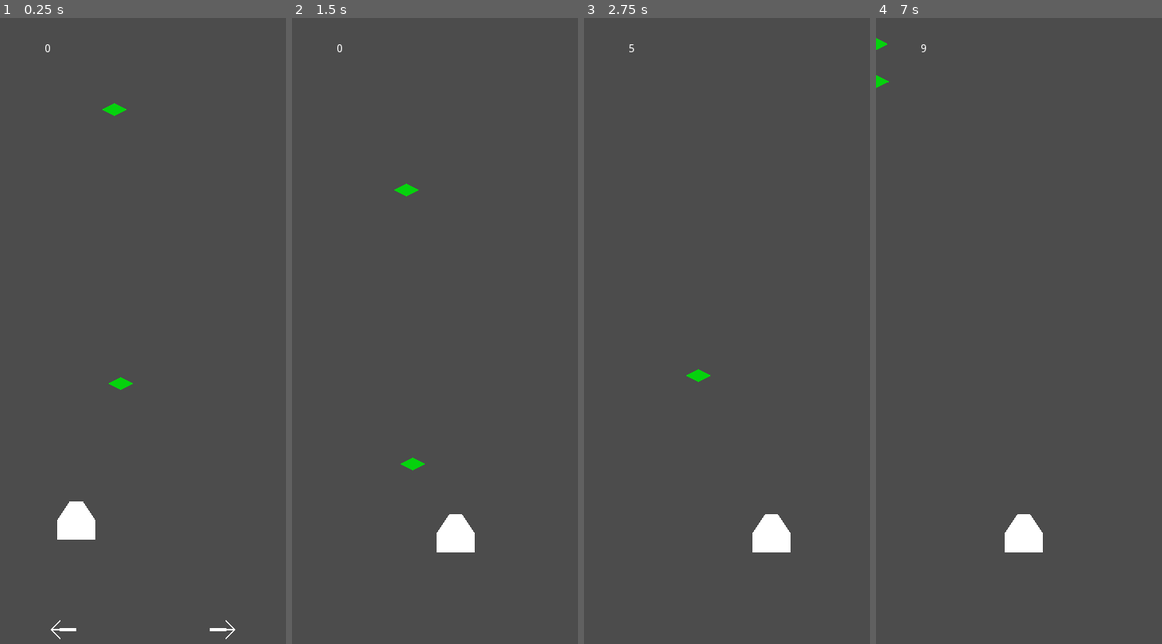
Above: before the commit, frames 1-4 (left to right).
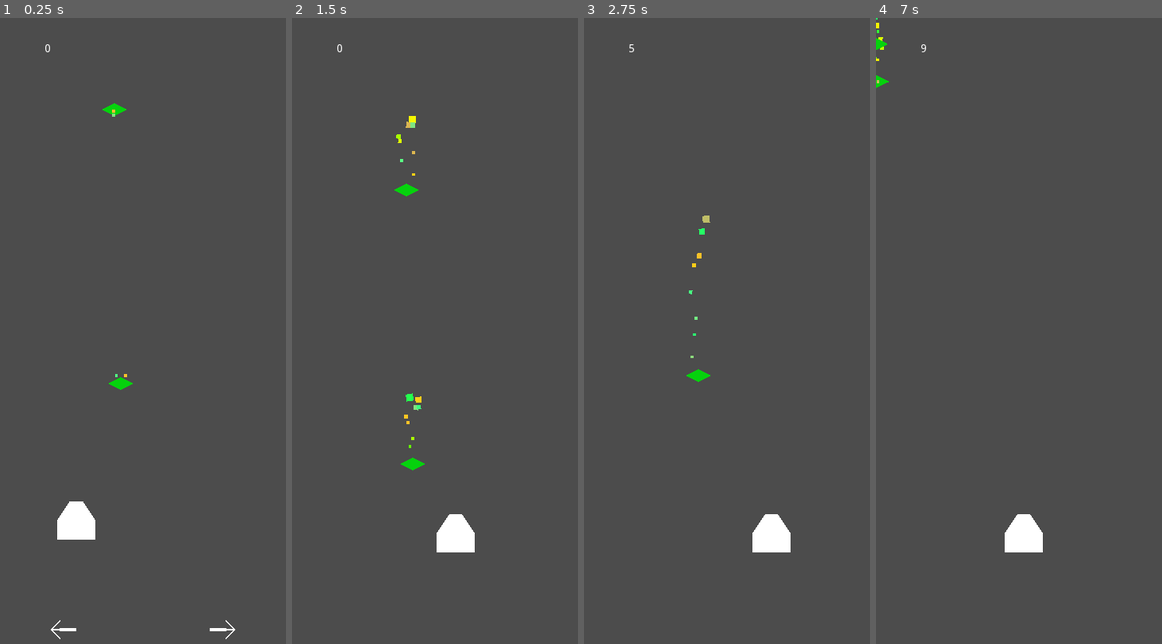
Above: after the commit, the same moments.

Repository: JooJASL/crabber
Game: Godot game, scene res://scenes/levels/Main.tscn
Same seed, same stepped clock (60 frames per second), same inputs: the game is played once before the commit and once after it.
Inputs (mouse positions are in pixels of both pictures, inside the frame that each line leads up to):
- Up to frame 1 (0.25 s): no input
- Up to frame 2 (1.5 s): tap Enter at 0.5 s; move the mouse to (497, 305) at 0.52 s; hold D (move_right) 0.53-1.28 s; click (497, 305) at 0.67 s; move the mouse to (377, 368) at 1.27 s; hold A (move_left) from 1.28 s (still down)
- Up to frame 3 (2.75 s): move the mouse to (755, 193) at 2.02 s; release A (move_left) at 2.03 s; hold D (move_right) from 2.03 s (still down)
- Up to frame 4 (7 s): move the mouse to (1004, 462) at 2.77 s; click (1004, 462) at 2.92 s; move the mouse to (1104, 431) at 3.52 s; release D (move_right) at 3.53 s; hold A (move_left) 3.53-5.78 s; move the mouse to (933, 243) at 4.27 s; move the mouse to (1033, 337) at 5.02 s; click (1033, 337) at 5.17 s; move the mouse to (976, 174) at 5.77 s; hold D (move_right) from 5.78 s (still down); move the mouse to (1081, 305) at 6.52 s

The runs differ from the first frame. In frame 1, less than 0.1% of the frame differs, in the area x 39-45%, y 14-58%; in frame 2, 0.2%, in the area x 36-46%, y 15-69%; in frame 3, less than 0.1%; in frame 4, less than 0.1%.

Commit message:
Added particles to the FallingItems

Diff:
--- a/scenes/FallingItem.tscn
+++ b/scenes/FallingItem.tscn
@@ -1,6 +1,27 @@
-[gd_scene load_steps=2 format=2]
+[gd_scene load_steps=5 format=2]
 
 [ext_resource path="res://scenes/FallingItem.gd" type="Script" id=1]
+
+[sub_resource type="Curve" id=2]
+_data = [ Vector2( 0.00543478, 0.4 ), 0.0, 0.0, 0, 0, Vector2( 1, 1 ), 1.4, 0.0, 0, 0 ]
+
+[sub_resource type="CurveTexture" id=3]
+curve = SubResource( 2 )
+
+[sub_resource type="ParticlesMaterial" id=1]
+emission_shape = 1
+emission_sphere_radius = 10.0
+flag_disable_z = true
+gravity = Vector3( 0, 0, 0 )
+angular_velocity = 10.0
+angular_velocity_random = 1.0
+orbit_velocity = 0.0
+orbit_velocity_random = 0.0
+scale = 9.0
+scale_curve = SubResource( 3 )
+color = Color( 0.996078, 0.796078, 0.113725, 1 )
+hue_variation = 1.0
+hue_variation_random = 1.0
 
 [node name="FallingItem" type="RigidBody2D"]
 collision_layer = 4
@@ -13,3 +34,7 @@
 
 [node name="CollisionPolygon2D" type="CollisionPolygon2D" parent="."]
 polygon = PoolVector2Array( -16, 0, 0, -8, 16, 0, 0, 8 )
+
+[node name="Particles2D" type="Particles2D" parent="."]
+local_coords = false
+process_material = SubResource( 1 )
